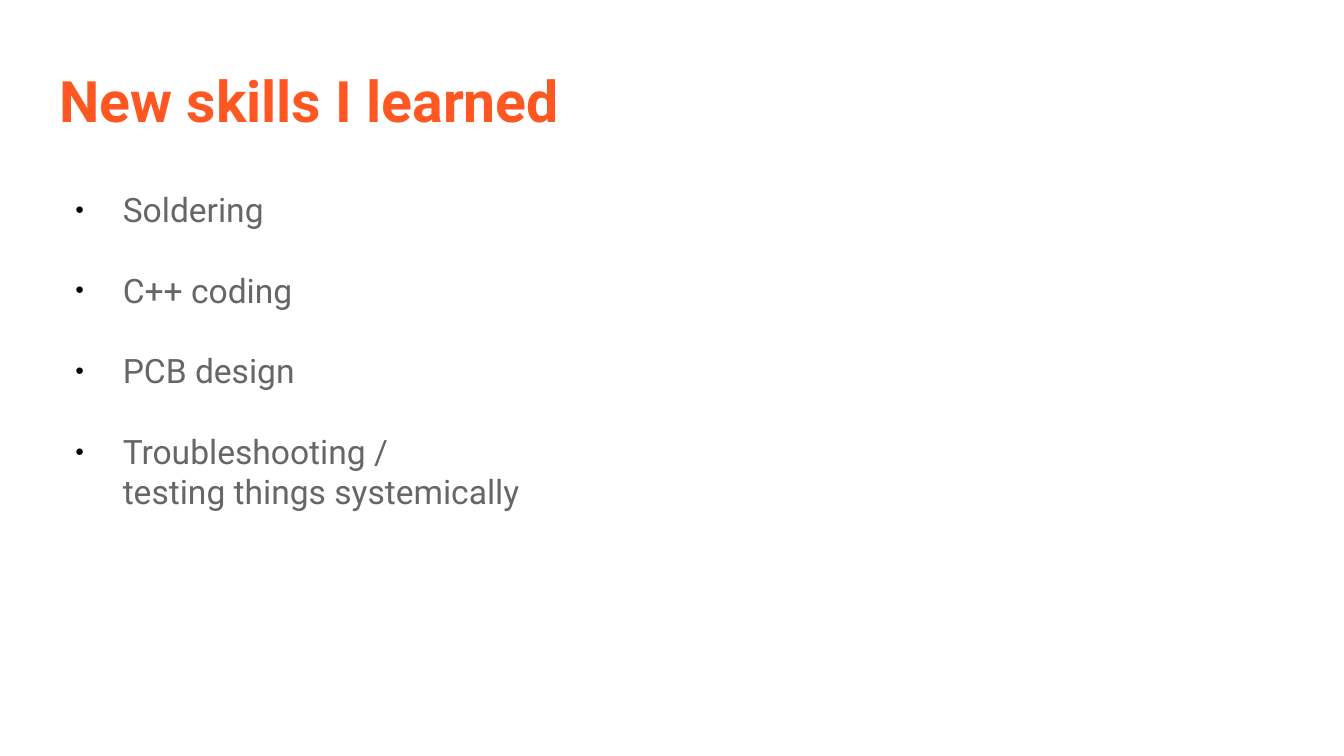
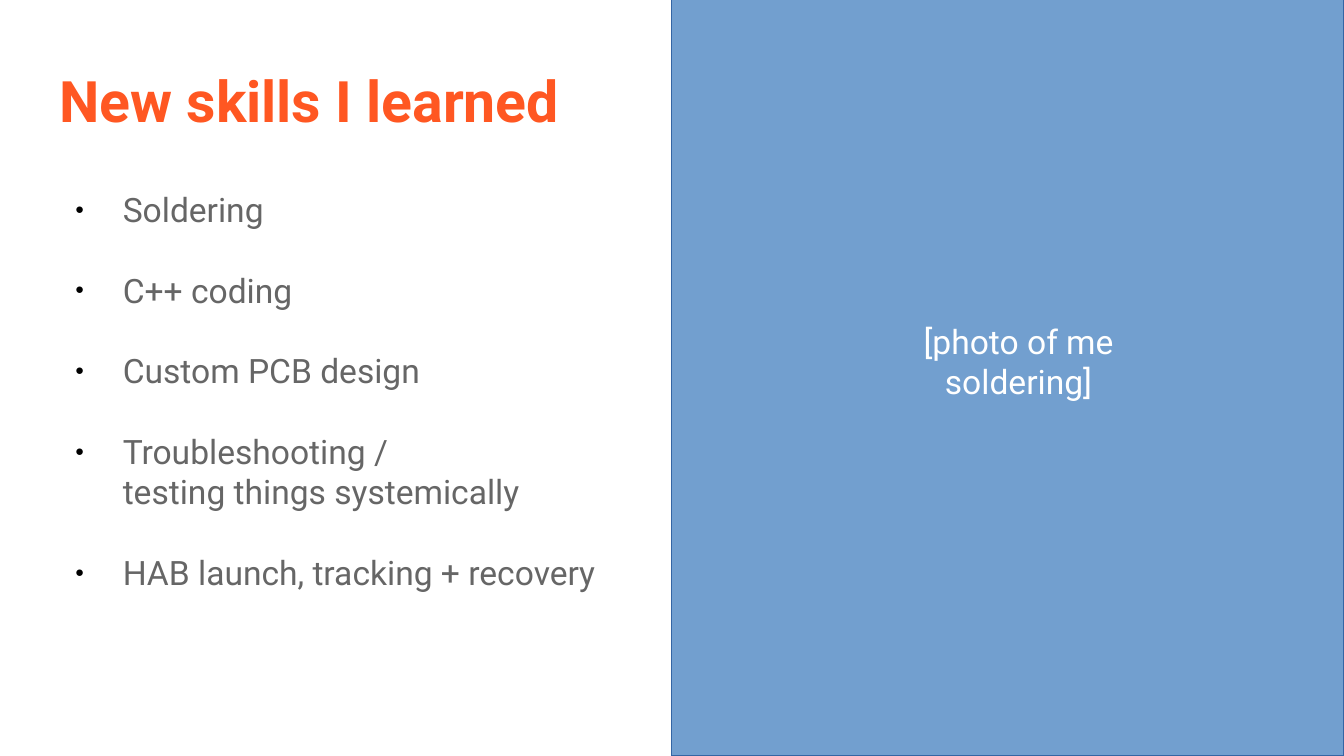
Before and after one commit to stratoscience25/arduino-workshop-logan, a slide deck: slide 9 of Ham xposition presentation/LoganCaramanna_Presentation.odp. Drawn at 1344x756 pixels with LibreOffice and Linux fonts; fonts in the diff are those of the drawing. Boxes give left, top, right and bottom in pixels: in the first picture for what was removed or moved away, otherwise in the second. Text is boxed around its words. In the diff, an @@ line names an element or a change of style, - is before the commit and + after.

```diff
--- a/Ham xposition presentation/LoganCaramanna_Presentation.odp
+++ b/Ham xposition presentation/LoganCaramanna_Presentation.odp
@@ rectangle added at <box>672,0,1344,756</box>, fill #729FCF, outline #3465A4 0 pt @@
@@ text added at <box>924,326,1113,401</box>, 18 pt, text #FFFFFF @@
+[photo of me soldering]
@@ text at <box>123,358,420,390</box>: text changed @@
-● PCB design
+● Custom PCB design
@@ text at <box>123,560,595,592</box>: paragraph added @@
+● HAB launch, tracking + recovery
```
Also in this commit, not shown: 9 other slides changed, 2 slides added, 2 slides removed, 14 other files.
